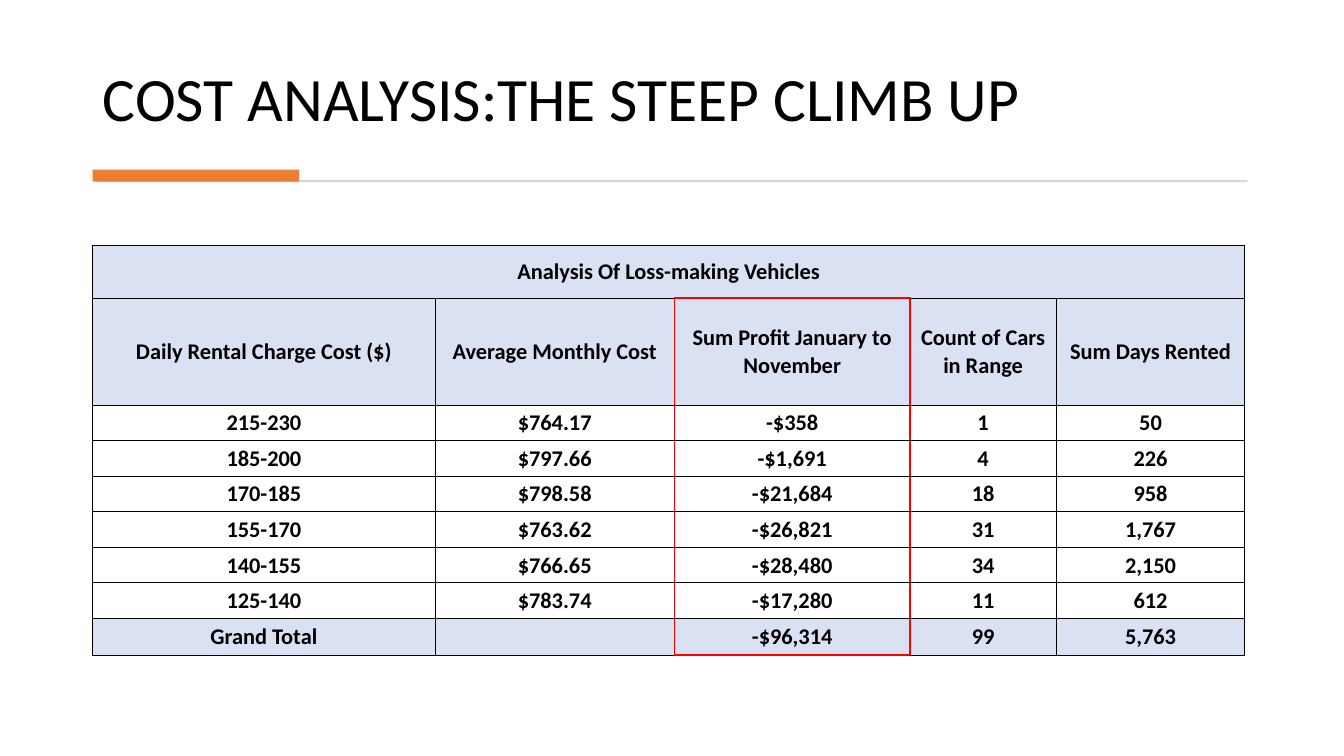
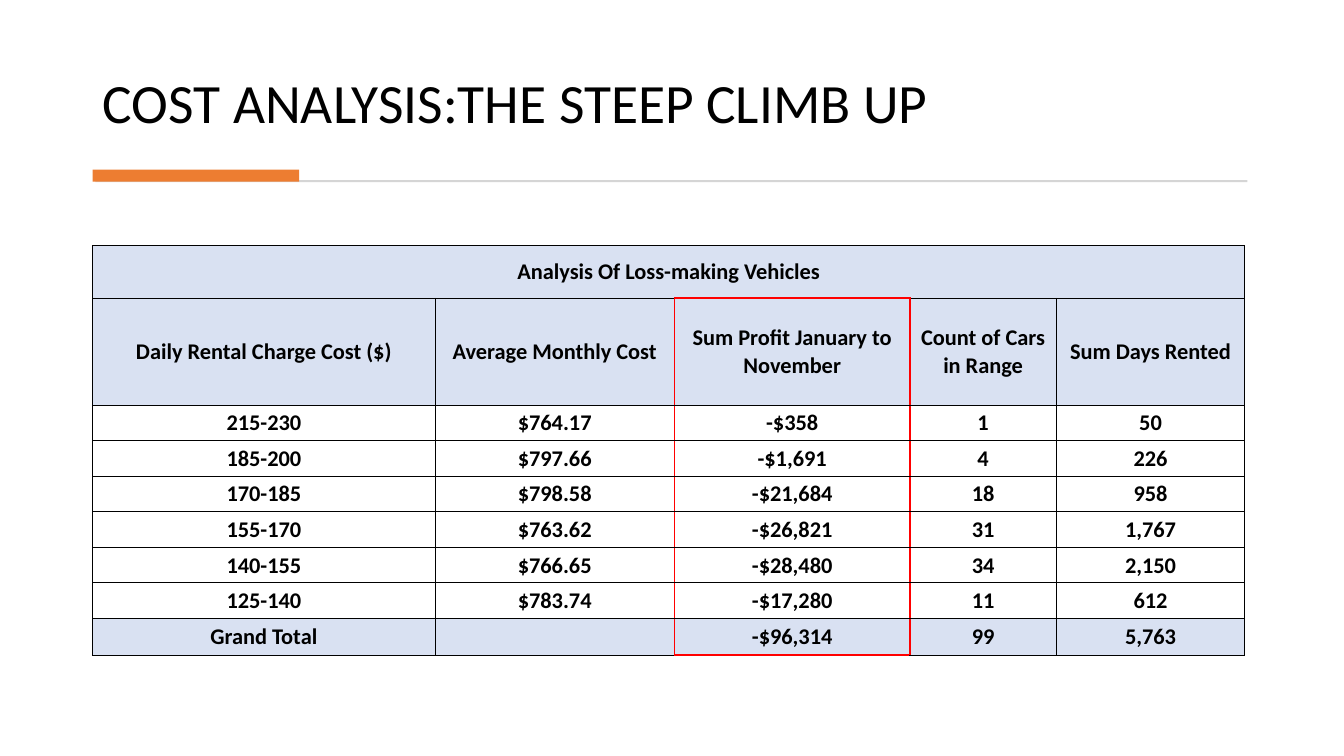
Before and after one commit to albaug/Lariat-car-rental, a slide deck: slide 3 of Lariat_rental.present version 2.pptx. Drawn at 1344x756 pixels with LibreOffice and Linux fonts; fonts in the diff are those of the drawing. Boxes give left, top, right and bottom in pixels: in the first picture for what was removed or moved away, otherwise in the second. Text is boxed around its words. In the diff, an @@ line names an element or a change of style, - is before the commit and + after.

```diff
--- a/Lariat_rental.present version 2.pptx
+++ b/Lariat_rental.present version 2.pptx
@@ title "COST ANALYSIS:THE STEEP CLIMB UP" at [103, 87, 927, 124]: size 44 to 39.6 pt @@
```
Also in this commit, not shown: 4 other slides changed.
